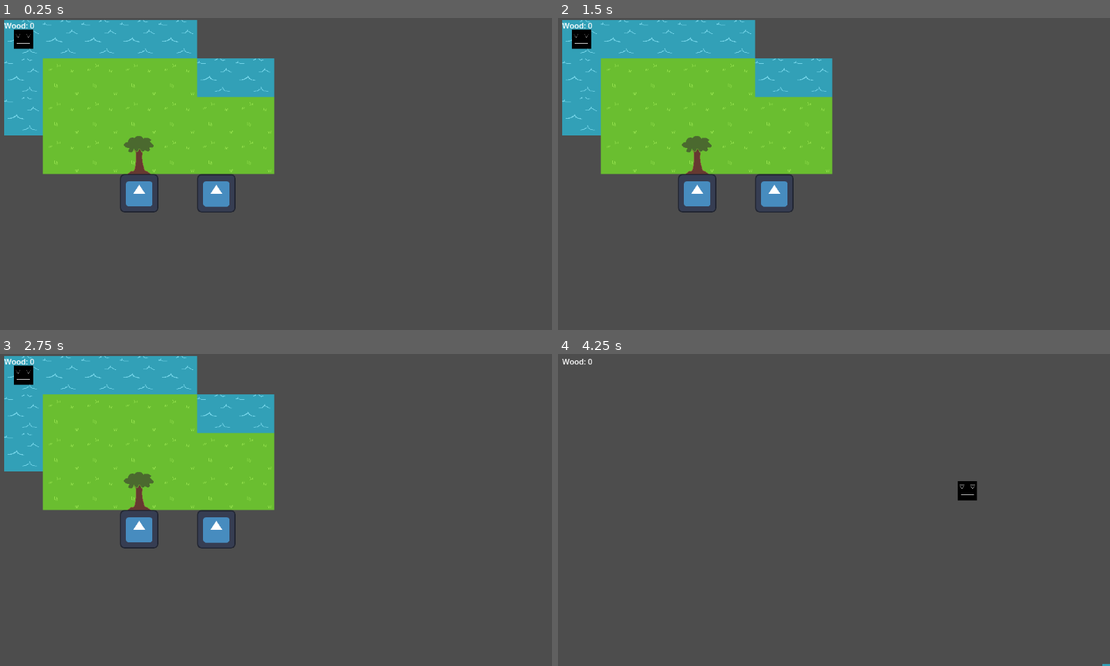
Above: before the commit, frames 1-4 (two rows, left to right).
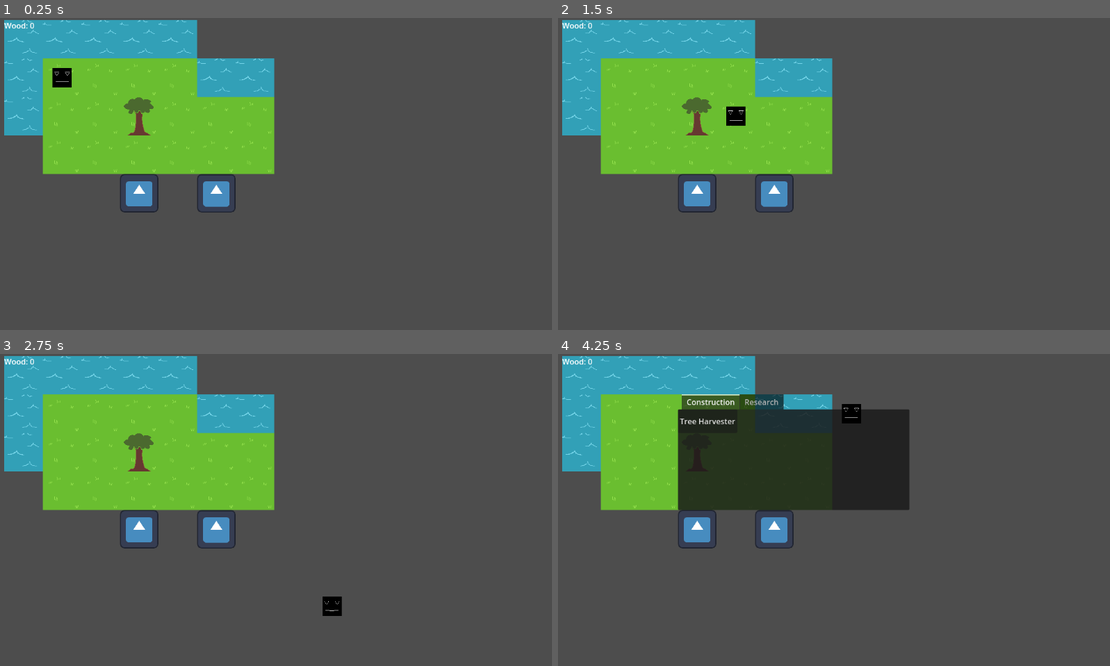
Above: after the commit, the same moments.

Repository: btalbert11/2DBuilder
Game: Godot game, scene res://scenes/game.tscn
The game is run twice, just before and just after one commit, with the same random seed, the same clock (stepped at 60 frames per second) and the same inputs. The engine's default icon, where the game draws it, is replaced by a stand-in: a white triangle on a blue panel in a dark square.
Inputs:
- Up to frame 1 (0.25 s): no input
- Up to frame 2 (1.5 s): tap Enter at 0.5 s; hold D (right) 0.53-1.28 s; tap Space (player_interact, bound only after the commit) at 0.6, 1.25, 1.35 s; hold S (down) from 1.28 s (still down)
- Up to frame 3 (2.75 s): release S (down) at 2.03 s; hold D (right) from 2.03 s (still down); tap Space (player_interact, bound only after the commit) at 2.1 s
- Up to frame 4 (4.25 s): release D (right) at 2.78 s; hold W (up) 2.78-3.53 s; tap Space (player_interact, bound only after the commit) at 2.85, 3.6 s; hold A (left) from 3.53 s (still down); tap Tab (player_menu_toggle, bound only after the commit) at 4.15 s

The runs differ from the first frame. In frame 1, 1.1% of the frame differs, in the area x 2-28%, y 3-51%; in frame 2, 1.1%; in frame 3, 1.1%; in frame 4, 27%, in the area x 0-100%, y 0-100%.

Commit message:
Added basic resource harvesting

Diff:
--- /dev/null
+++ b/nodes/InteractableNode.gd
@@ -0,0 +1,5 @@
+class_name InteractableNode
+extends Node2D
+
+func player_interact():
+	pass
--- /dev/null
+++ b/nodes/ResourceNode.gd
@@ -0,0 +1,2 @@
+class_name ResourceNode
+extends InteractableNode
--- a/project.godot
+++ b/project.godot
@@ -12,7 +12,7 @@
 
 config/name="2DBuilder"
 run/main_scene="res://scenes/game.tscn"
-config/features=PackedStringArray("4.1", "Forward Plus")
+config/features=PackedStringArray("4.2", "Forward Plus")
 config/icon="res://icon.svg"
 
 [autoload]
@@ -45,11 +45,22 @@
 , Object(InputEventKey,"resource_local_to_scene":false,"resource_name":"","device":-1,"window_id":0,"alt_pressed":false,"shift_pressed":false,"ctrl_pressed":false,"meta_pressed":false,"pressed":false,"keycode":0,"physical_keycode":4194321,"key_label":0,"unicode":0,"echo":false,"script":null)
 ]
 }
+player_menu_toggle={
+"deadzone": 0.5,
+"events": [Object(InputEventKey,"resource_local_to_scene":false,"resource_name":"","device":-1,"window_id":0,"alt_pressed":false,"shift_pressed":false,"ctrl_pressed":false,"meta_pressed":false,"pressed":false,"keycode":0,"physical_keycode":4194306,"key_label":0,"unicode":0,"echo":false,"script":null)
+]
+}
+player_interact={
+"deadzone": 0.5,
+"events": [Object(InputEventKey,"resource_local_to_scene":false,"resource_name":"","device":-1,"window_id":0,"alt_pressed":false,"shift_pressed":false,"ctrl_pressed":false,"meta_pressed":false,"pressed":false,"keycode":0,"physical_keycode":32,"key_label":0,"unicode":32,"echo":false,"script":null)
+]
+}
 
 [layer_names]
 
 2d_physics/layer_1="PlayerNode"
 2d_physics/layer_2="EntityPhysics"
+2d_physics/layer_3="ResourceNode"
 
 [rendering]
 
--- a/scenes/basic_tree.tscn
+++ b/scenes/basic_tree.tscn
@@ -1,11 +1,13 @@
-[gd_scene load_steps=3 format=3 uid="uid://d0twyvatf00wp"]
+[gd_scene load_steps=4 format=3 uid="uid://d0twyvatf00wp"]
 
+[ext_resource type="Script" path="res://scripts/basic_tree.gd" id="1_ffj5d"]
 [ext_resource type="Texture2D" uid="uid://dq8xf41lb6j6c" path="res://art/tree.png" id="1_x3tr2"]
 
 [sub_resource type="RectangleShape2D" id="RectangleShape2D_njkat"]
 size = Vector2(78, 78)
 
-[node name="BasicTree" type="Node2D"]
+[node name="ResourceNode" type="Node2D"]
+script = ExtResource("1_ffj5d")
 
 [node name="Sprite2D" type="Sprite2D" parent="."]
 position = Vector2(40, 40)
@@ -13,6 +15,8 @@
 
 [node name="Area2D" type="Area2D" parent="."]
 position = Vector2(40, 40)
+collision_layer = 4
+collision_mask = 0
 
 [node name="CollisionShape2D" type="CollisionShape2D" parent="Area2D"]
 shape = SubResource("RectangleShape2D_njkat")
--- a/scenes/box.tscn
+++ b/scenes/box.tscn
@@ -1,7 +1,7 @@
 [gd_scene load_steps=5 format=3 uid="uid://dus5wxe0foffv"]
 
 [ext_resource type="Texture2D" uid="uid://bpi4wi0e0over" path="res://icon.svg" id="1_122l6"]
-[ext_resource type="Script" path="res://scenes/box.gd" id="1_iq1eg"]
+[ext_resource type="Script" path="res://scripts/box.gd" id="1_vmhnk"]
 [ext_resource type="Script" path="res://nodes/HealthComponent.gd" id="2_r0pck"]
 
 [sub_resource type="RectangleShape2D" id="RectangleShape2D_bhn2a"]
@@ -10,7 +10,7 @@
 [node name="Box" type="CharacterBody2D"]
 collision_layer = 2
 collision_mask = 2
-script = ExtResource("1_iq1eg")
+script = ExtResource("1_vmhnk")
 metadata/_edit_group_ = true
 
 [node name="Sprite2D" type="Sprite2D" parent="."]
--- a/scenes/game.tscn
+++ b/scenes/game.tscn
@@ -1,6 +1,7 @@
-[gd_scene load_steps=8 format=3 uid="uid://cpka061owg35q"]
+[gd_scene load_steps=9 format=3 uid="uid://cpka061owg35q"]
 
 [ext_resource type="PackedScene" uid="uid://hd84imoxjnwl" path="res://scenes/player.tscn" id="1_5b1tv"]
+[ext_resource type="Script" path="res://scripts/game.gd" id="1_hw5bu"]
 [ext_resource type="PackedScene" uid="uid://8na67jqmt32b" path="res://scenes/ocean_tile.tscn" id="2_olgjq"]
 [ext_resource type="PackedScene" uid="uid://dus5wxe0foffv" path="res://scenes/box.tscn" id="3_dc87h"]
 [ext_resource type="PackedScene" uid="uid://cibc5swx4osy6" path="res://scenes/grass_tile.tscn" id="4_w22qh"]
@@ -9,6 +10,7 @@
 [ext_resource type="PackedScene" uid="uid://d0twyvatf00wp" path="res://scenes/basic_tree.tscn" id="7_ai0kf"]
 
 [node name="Game" type="Node2D"]
+script = ExtResource("1_hw5bu")
 
 [node name="OceanTiles2" type="Node2D" parent="."]
 
@@ -105,6 +107,10 @@
 
 [node name="Player" parent="." instance=ExtResource("1_5b1tv")]
 z_index = 1
+position = Vector2(80, 80)
+
+[node name="BasicTree" parent="." instance=ExtResource("7_ai0kf")]
+position = Vector2(240, 160)
 
 [node name="OverworldCamera" parent="." instance=ExtResource("5_vhg8p")]
 
@@ -116,5 +122,22 @@
 text = "Wood: 0"
 script = ExtResource("6_hl43g")
 
-[node name="BasicTree" parent="." instance=ExtResource("7_ai0kf")]
-position = Vector2(240, 240)
+[node name="PlayerMenu" type="TabContainer" parent="OverworldCamera"]
+process_mode = 4
+visible = false
+offset_left = -320.0
+offset_top = -240.0
+offset_right = 160.0
+
+[node name="Construction" type="Button" parent="OverworldCamera/PlayerMenu"]
+layout_mode = 2
+
+[node name="TreeHarvester" type="Button" parent="OverworldCamera/PlayerMenu/Construction"]
+layout_mode = 0
+offset_right = 80.0
+offset_bottom = 49.0
+text = "Tree Harvester"
+
+[node name="Research" type="Button" parent="OverworldCamera/PlayerMenu"]
+visible = false
+layout_mode = 2
--- a/scenes/player.tscn
+++ b/scenes/player.tscn
@@ -1,10 +1,13 @@
-[gd_scene load_steps=4 format=3 uid="uid://hd84imoxjnwl"]
+[gd_scene load_steps=5 format=3 uid="uid://hd84imoxjnwl"]
 
 [ext_resource type="Script" path="res://scripts/player.gd" id="1_u7p8c"]
 [ext_resource type="Texture2D" uid="uid://c8r5eg2s072o1" path="res://art/Unamused Box.png" id="2_tde4w"]
 
 [sub_resource type="RectangleShape2D" id="RectangleShape2D_5y8ny"]
 size = Vector2(76, 77)
+
+[sub_resource type="RectangleShape2D" id="RectangleShape2D_672t2"]
+size = Vector2(76, 78)
 
 [node name="Player" type="CharacterBody2D"]
 collision_layer = 3
@@ -25,3 +28,29 @@
 position = Vector2(40, 40)
 target_position = Vector2(0, 80)
 collision_mask = 2
+
+[node name="Popup" type="Popup" parent="."]
+
+[node name="SearchInteractable" type="Area2D" parent="."]
+collision_layer = 0
+collision_mask = 4
+
+[node name="CollisionShape2D" type="CollisionShape2D" parent="SearchInteractable"]
+position = Vector2(40, 40)
+shape = SubResource("RectangleShape2D_672t2")
+
+[node name="Control" type="Control" parent="."]
+layout_mode = 3
+anchors_preset = 0
+offset_right = 40.0
+offset_bottom = 40.0
+
+[node name="HarvestResource" type="Label" parent="Control"]
+visible = false
+layout_mode = 1
+offset_right = 89.0
+offset_bottom = 23.0
+text = "Chop Wood"
+
+[connection signal="area_entered" from="SearchInteractable" to="." method="_on_search_interactable_area_entered"]
+[connection signal="area_exited" from="SearchInteractable" to="." method="_on_search_interactable_area_exited"]
--- /dev/null
+++ b/scripts/basic_tree.gd
@@ -0,0 +1,14 @@
+extends ResourceNode
+
+
+# Called when the node enters the scene tree for the first time.
+func _ready():
+	pass # Replace with function body.
+
+
+# Called every frame. 'delta' is the elapsed time since the previous frame.
+func _process(delta):
+	pass
+
+func player_interact():
+	PlayerResources.wood += 1
--- /dev/null
+++ b/scripts/game.gd
@@ -0,0 +1,23 @@
+extends Node2D
+
+var is_menu_open: bool = false
+
+# Called when the node enters the scene tree for the first time.
+func _ready():
+	pass # Replace with function body.
+
+
+# Called every frame. 'delta' is the elapsed time since the previous frame.
+func _process(delta):
+	pass
+
+func _input(event):
+	if event.is_action_pressed("player_menu_toggle"):
+		if !$OverworldCamera/PlayerMenu.visible:
+			$OverworldCamera/PlayerMenu.set_process(true)
+			$OverworldCamera/PlayerMenu.show()
+			$Player.ignore_movement = true
+		else:
+			$OverworldCamera/PlayerMenu.set_process(false)
+			$OverworldCamera/PlayerMenu.hide()
+			$Player.ignore_movement = false
--- a/scripts/player.gd
+++ b/scripts/player.gd
@@ -11,6 +11,9 @@
 var move_hold_timer: float = 0
 var move_continous: float = 5
 var last_direction_pressed: String = ""
+var ignore_movement: bool = false
+var current_tile: Node = null : set = _set_current_tile, get = _get_current_tile
+
 
 var inputs = {
 	"up" : Vector2.UP,
@@ -25,6 +28,8 @@
 
 
 func _physics_process(delta):
+	if ignore_movement:
+		return
 	if last_direction_pressed != "":
 		if Input.is_action_pressed(last_direction_pressed):
 			move_hold_timer += delta
@@ -35,18 +40,25 @@
 					move_continous = 0
 
 func _unhandled_input(event):
-	for item in inputs:
-		if event.is_action_pressed(item):
-			move(item)
-			last_direction_pressed = item
+	# If menu is open
+	if ignore_movement:
+		return
+	# Handle Movement
+	for dir in inputs:
+		if event.is_action_pressed(dir):
+			move(dir)
+			last_direction_pressed = dir
 			move_hold_timer = 0
 			move_continous = 5
-	if last_direction_pressed == "":
-		return
-	elif event.is_action_released(last_direction_pressed):
+	# if last_direction_pressed == "":
+	# 	return
+	if event.is_action_released(last_direction_pressed):
 		last_direction_pressed = ""
 		move_hold_timer = 0
 		move_continous = 5
+	# Handle Interacting
+	if Input.is_action_just_pressed("player_interact") && current_tile != null:
+		current_tile.player_interact()
 
 
 func move(direction):
@@ -60,3 +72,27 @@
 		var obj = ray.get_collider()
 		if obj.has_node("./HealthComponent"):
 			obj.take_attack(attack)
+
+func toggle_labels():
+	if $Control/HarvestResource.visible:
+		$Control/HarvestResource.visible = false
+	if current_tile is ResourceNode:
+		$Control/HarvestResource.visible = true
+
+func _set_current_tile(new_tile):
+	current_tile = new_tile
+
+func _get_current_tile():
+	return current_tile
+
+func _on_search_interactable_area_entered(area):
+	var top = area.get_owner()
+	if top is InteractableNode:
+		current_tile = top
+		toggle_labels()
+
+func _on_search_interactable_area_exited(area):
+	var top = area.get_owner()
+	if top == current_tile:
+		current_tile = null
+		toggle_labels()
